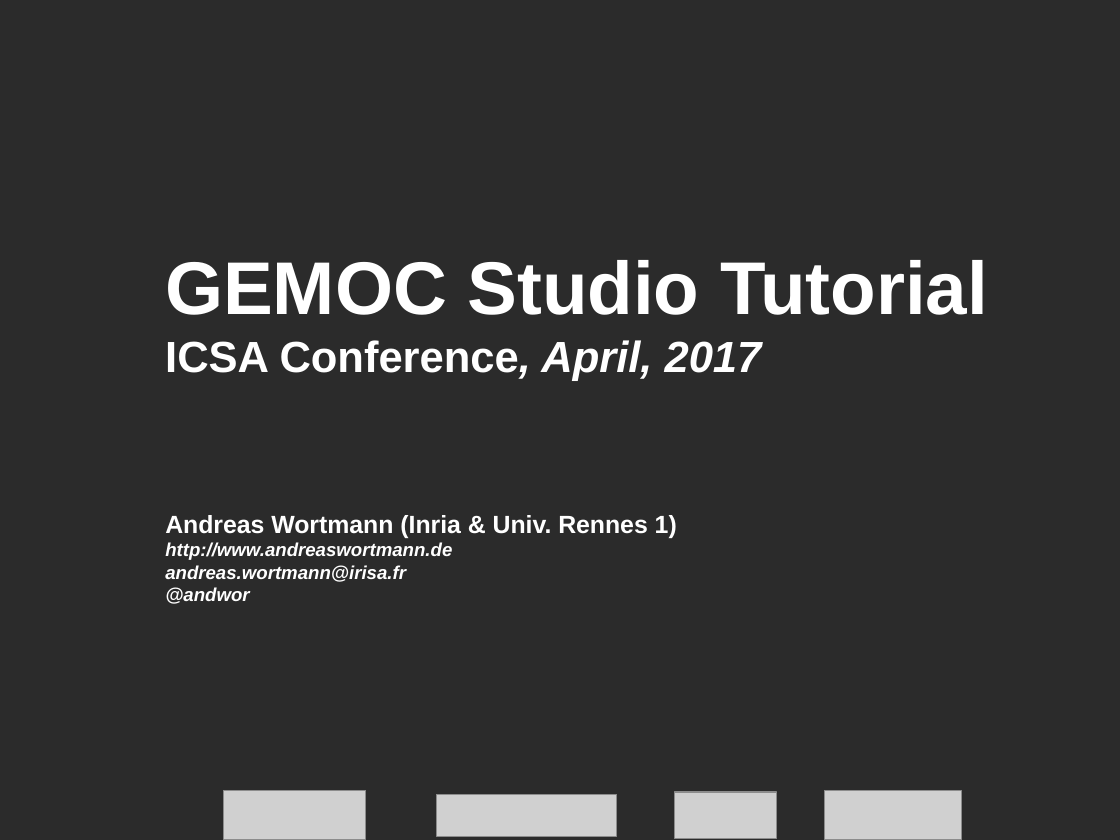
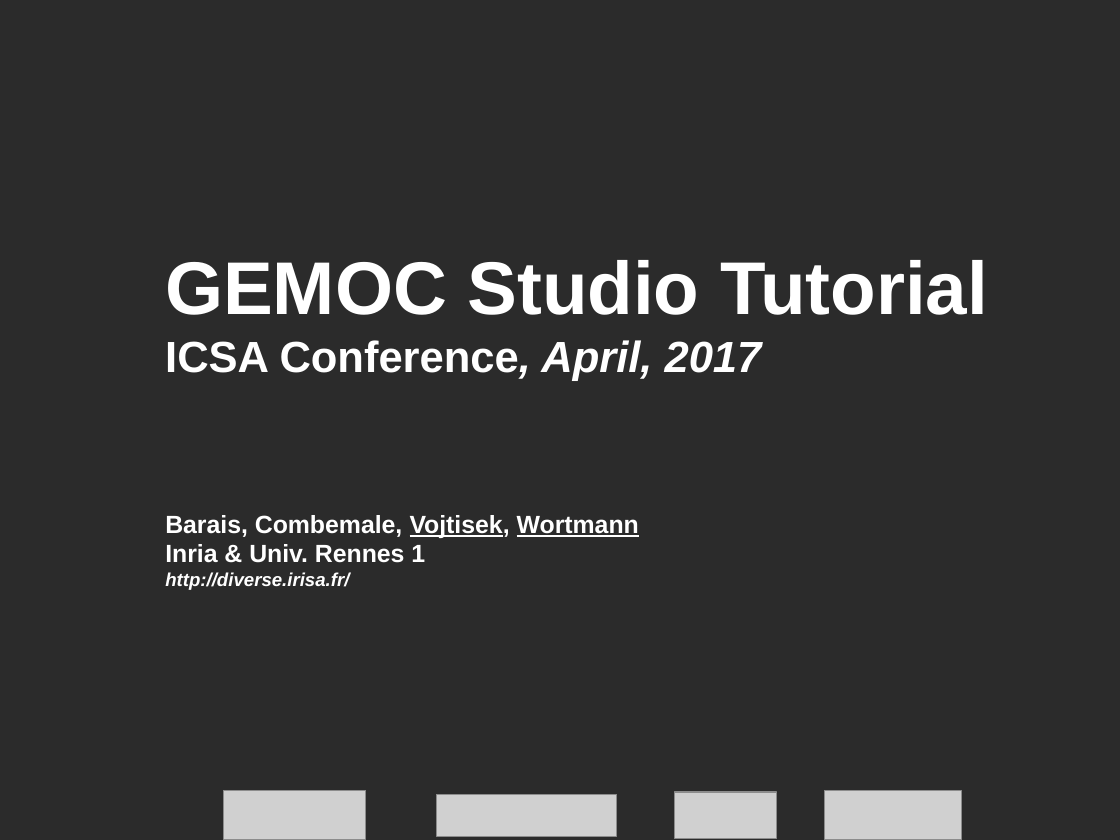
Before and after one commit to gemoc/ICSA2017Tutorial, a slide deck: slide 1 of slides/opening.pptx. Drawn at 1120x840 pixels with LibreOffice and Linux fonts; fonts in the diff are those of the drawing; grey boxes stand for pictures; background and template pictures are left out; a plain dark background stands for a picture behind light text. Boxes give left, top, right and bottom in pixels: in the first picture for what was removed or moved away, otherwise in the second. Text is boxed around its words. In the diff, an @@ line names an element or a change of style, - is before the commit and + after.

```diff
--- a/slides/opening.pptx
+++ b/slides/opening.pptx
@@ subtitle at (x1=165, y1=515, x2=639, y2=590): text changed; size 12 to 16 pt; italic off @@
-Andreas Wortmann (Inria & Univ. Rennes 1)
-http://www.andreaswortmann.de
-andreas.wortmann@irisa.fr
-@andwor
+Barais, Combemale, Vojtisek, Wortmann
+Inria & Univ. Rennes 1
+http://diverse.irisa.fr/
```
Also in this commit, not shown: 3 other slides changed, 1 slide added, 1 other file.
